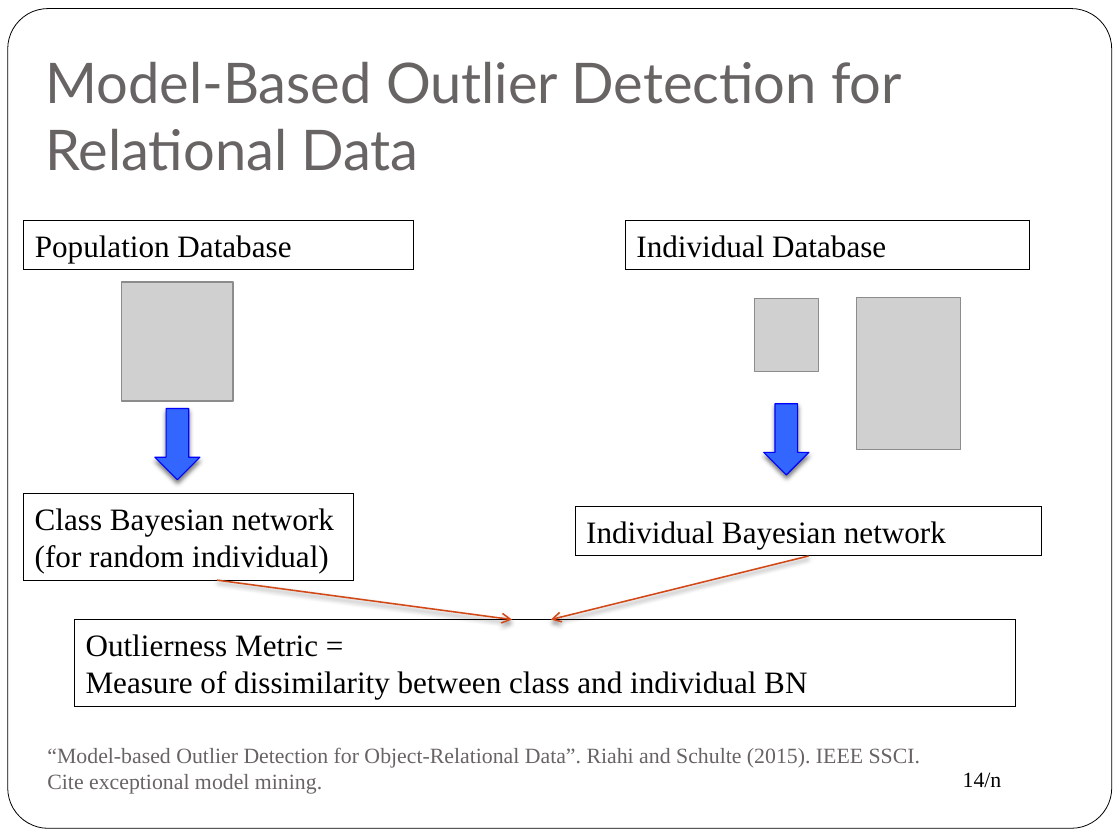
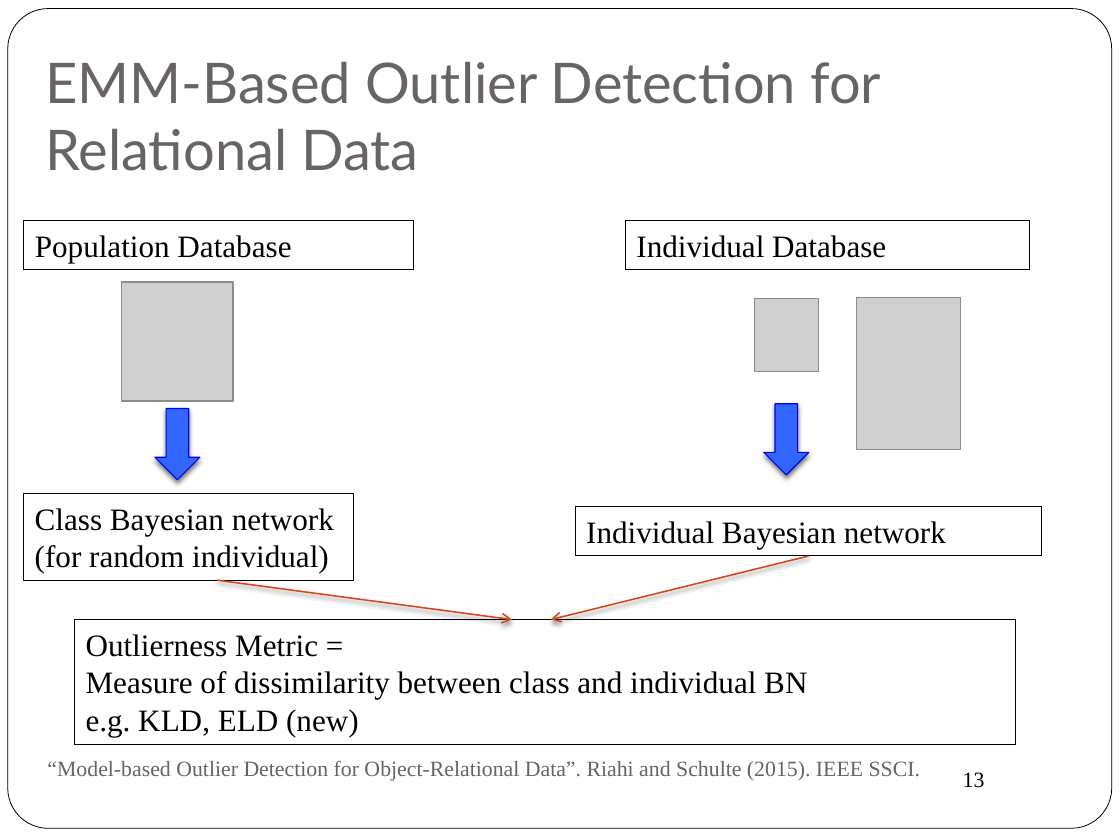
Before and after one commit to oschulte/srl-tutorial-slides, a slide deck: slide 13 of ch6-anomaly.pptx (slide 14 before the commit). Drawn at 1120x840 pixels with LibreOffice and Linux fonts; fonts in the diff are those of the drawing; grey boxes stand for pictures. Boxes give left, top, right and bottom in pixels: in the first picture for what was removed or moved away, otherwise in the second. Text is boxed around its words. In the diff, an @@ line names an element or a change of style, - is before the commit and + after.

```diff
--- a/ch6-anomaly.pptx
+++ b/ch6-anomaly.pptx
@@ title at [45,62,881,171]: text changed @@
-Model-Based Outlier Detection for Relational Data
+EMM-Based Outlier Detection for Relational Data
@@ rectangle "Outlierness Metric =": place and size @@
-rectangle "Outlierness Metric =" at [75,619,1017,706]
+rectangle "Outlierness Metric =" at [75,619,1017,744]
@@ text in rectangle at [86,671,807,736]: text changed @@
-Measure of dissimilarity between class and individual BN
+Measure of dissimilarity between class and individual BN
+e.g. KLD, ELD (new)
@@ text at [47,760,921,781]: text changed @@
-“Model-based Outlier Detection for Object-Relational Data”. Riahi and Schulte (2015). IEEE SSCI.
-Cite exceptional model mining.
+“Model-based Outlier Detection for Object-Relational Data”. Riahi and Schulte (2015). IEEE SSCI.
@@ page number at [963,772,985,788]: text changed @@
-14/n
+13
```
Also in this commit, not shown: 19 other slides changed, 2 slides added, 4 slides removed.
